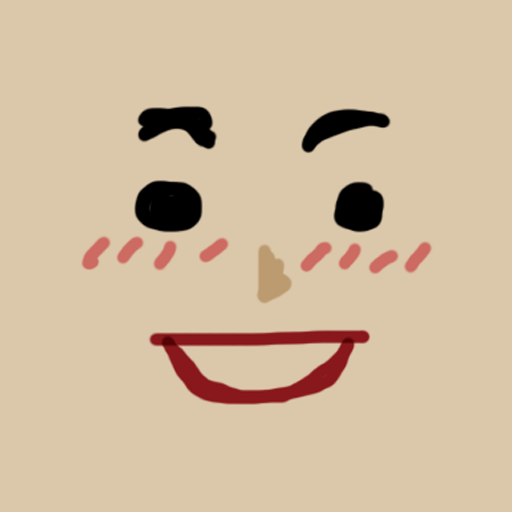
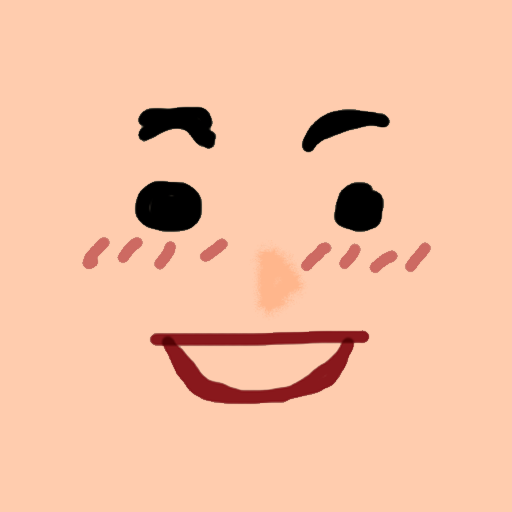
Before/after of a (512, 512) layered artwork. What changed in the layer stack:
painted on "Layer 1" over [39, 48, 473, 464]
painted on "Background" over [0, 0, 512, 512]
